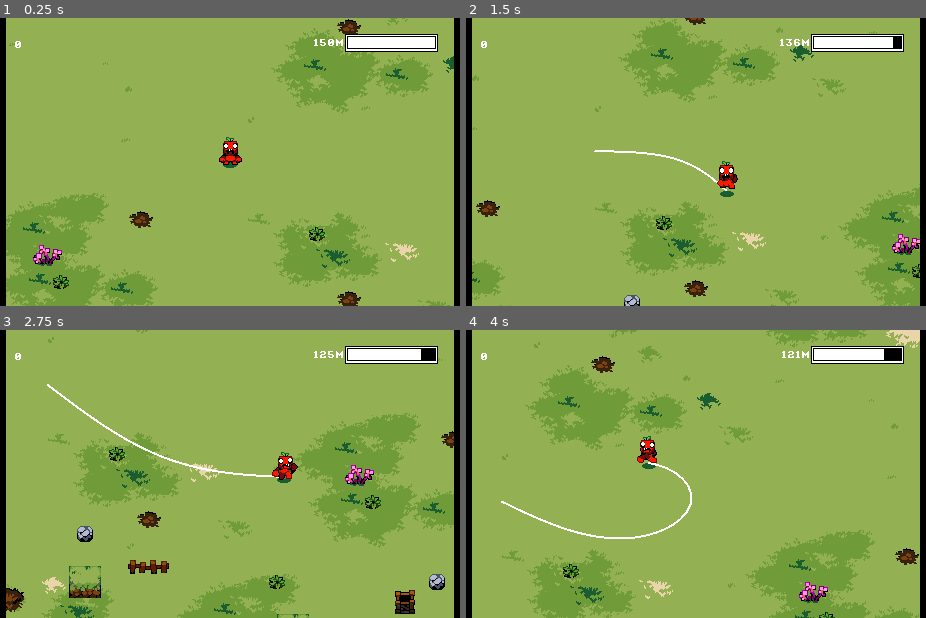
Above: before the commit, frames 1-4 (two rows, left to right).
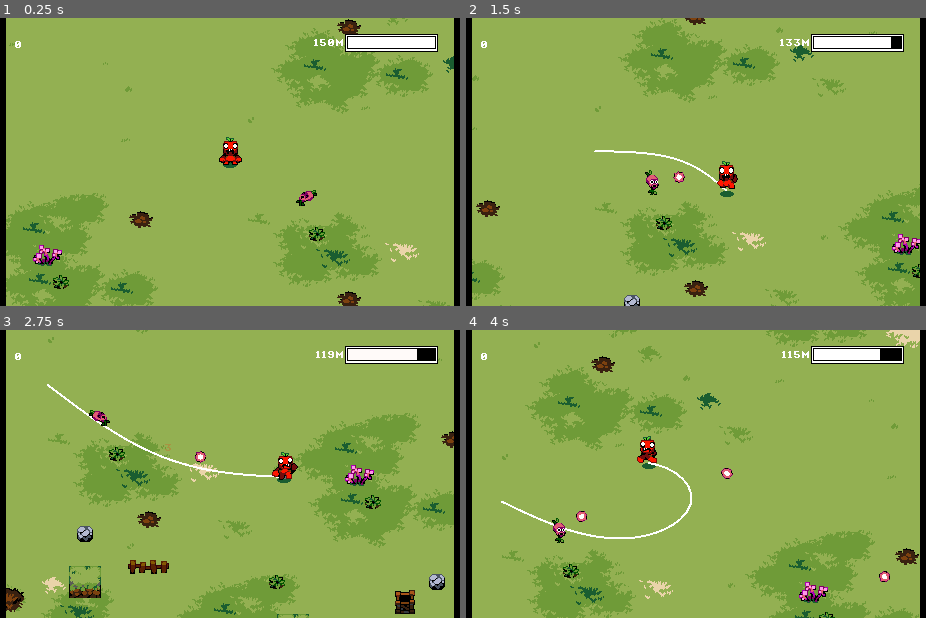
Above: after the commit, the same moments.

Repository: elementary-luke/GMTK2025
Game: Godot game, scene res://scenes/main.tscn
Same seed, same stepped clock (60 frames per second), same inputs: the game is played once before the commit and once after it. This scene is started directly instead of the project's main scene.
Inputs:
- Up to frame 1 (0.25 s): no input
- Up to frame 2 (1.5 s): hold Right (right) 0.53-1.28 s; tap Space (main_action) at 0.6, 1.35 s; hold Down (down) from 1.28 s (still down)
- Up to frame 3 (2.75 s): release Down (down) at 2.03 s; hold Right (right) from 2.03 s (still down); tap Space (main_action) at 2.1 s
- Up to frame 4 (4 s): release Right (right) at 2.78 s; hold Up (up) 2.78-3.53 s; tap Space (main_action) at 2.85, 3.6 s; hold Left (left) from 3.53 s (still down)

The runs differ from the first frame. In frame 1, 0.1% of the frame differs, in the area x 64-69%, y 59-66%; in frame 2, 0.3%; in frame 3, 0.3%; in frame 4, 0.4%, in the area x 18-93%, y 6-88%.

Commit message:
fixed rope ting

Diff:
--- a/rope.gd
+++ b/rope.gd
@@ -44,8 +44,8 @@
 		Global.show_loop_line($Line.points.slice(i, j))
 		#Global.show_cut_line($Line.points.slice(0, i + 1) + $Line.points.slice(j))
 
-		var x_bounds = [0.0, 0.0]
-		var y_bounds = [0.0, 0.0]
+		var x_bounds = [INF, -INF]
+		var y_bounds = [INF, -INF]
 		for s in segments:
 			x_bounds[0] = min(x_bounds[0], s.pos.x)
 			x_bounds[1] = max(x_bounds[1], s.pos.x)
@@ -70,16 +70,17 @@
 				score_increase += body.rope_value * 100
 				body.die()
 
+		$Line.clear_points()
+
+		Global.Player.add_rope(j - i)
+
+		if score_increase > 0:
+			Global.Root.score_gain_label(int(score_increase), len(bodies))
+
+		await get_tree().create_timer(0.4).timeout
 		if len(bodies) > 1:
 			var avg_pos = Vector2((x_bounds[0] + x_bounds[1]) / 2.0, (y_bounds[0] + y_bounds[1]) / 2.0)
 			Global.Root.multi_label(len(bodies), avg_pos)
-
-		$Line.clear_points()
-
-		Global.Player.add_rope(j - i)
-
-		if score_increase > 0:
-			Global.Root.score_gain_label(int(score_increase), len(bodies))
 
 
 func draw_rope():
--- a/scenes/main.tscn
+++ b/scenes/main.tscn
@@ -19,6 +19,7 @@
 [ext_resource type="AudioStream" uid="uid://dsjyasruj72uu" path="res://sounds/sfx/ice effects/Ice Attack 08.wav" id="16_0ld40"]
 [ext_resource type="AudioStream" uid="uid://dq717q6ttgf2i" path="res://sounds/sfx/grass_walking.wav" id="16_jbj1t"]
 [ext_resource type="PackedScene" uid="uid://cptu87em8m5eb" path="res://scenes/score_gain_label.tscn" id="20_yc10j"]
+[ext_resource type="PackedScene" uid="uid://buru8t84t8jlx" path="res://scenes/enemies/peashooter.tscn" id="23_y6deb"]
 
 [sub_resource type="AtlasTexture" id="AtlasTexture_mlv25"]
 atlas = ExtResource("7_gqmmt")
@@ -692,6 +693,9 @@
 [node name="ScoreGainLabel" parent="." instance=ExtResource("20_yc10j")]
 position = Vector2(42, 50)
 
+[node name="PeaShooter" parent="." instance=ExtResource("23_y6deb")]
+position = Vector2(77, 41)
+
 [connection signal="animation_finished" from="Player/AnimatedSprite2D" to="." method="_on_animated_sprite_2d_animation_finished"]
 [connection signal="timeout" from="Player/ShakeTimer" to="Player" method="_on_shake_timer_timeout"]
 [connection signal="timeout" from="ScissorTimer" to="." method="_on_scissor_timer_timeout"]
--- a/scripts/global.gd
+++ b/scripts/global.gd
@@ -26,6 +26,6 @@
 
 func show_loop_line(points):
 	var inst = cut_line.instantiate()
-	inst.default_color = GREEN
+	inst.default_color = INCREASE_GREEN
 	inst.points = points
 	Root.add_child(inst)
--- a/scripts/peashooter_bullet.gd
+++ b/scripts/peashooter_bullet.gd
@@ -2,7 +2,7 @@
 
 var starting_position : Vector2
 var dir : float
-var stun_time = 0.4
+var stun_time = 0.0
 var rope_dmg = 3
 
 var bullet_speed = 2.5
Not shown: 1 places in scenes/main.tscn that only renumber resources
